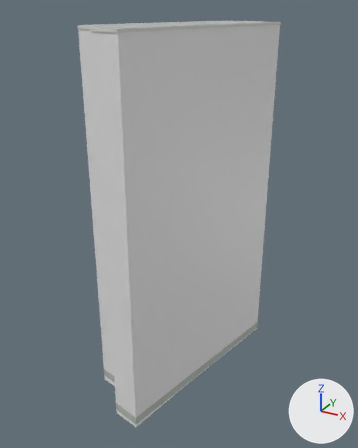
Renders of the glTF model public/models/buildings/osm-way-115973734.glb from each side of a commit.
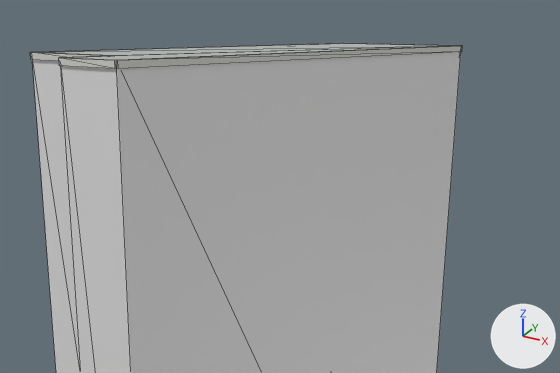
Each version appears first whole from a 50 mm camera at (9.48, -17.2, 15.59) aimed at (0.13, -0.19, 7.08), and next in a close-up on the part from 18% to 91% of the width and 0% to 39% of the height. Lighting does not change. The marker at lower right points along +X, +Y and +Z. The last two pictures show the newer version. The close-ups show mesh edges as thin lines. Where no turn or scale is listed for an object, it has been applied to the vertices. Vertices at exactly the same position are counted once.

Before the edit, the objects in view are built like this:
```python
ob_reality_115973734_near_reality_aged_pale_plaster = bpy.data.objects.new('reality 115973734 near reality aged pale plaster', me_reality_115973734_near_reality_aged_pale_plaster)
ob_reality_115973734_near_reality_aged_pale_plaster.location = (0.0, 0.0, 0.0)
ob_reality_115973734_near_reality_flat_weathered_roof = bpy.data.objects.new('reality 115973734 near reality flat weathered roof', me_reality_115973734_near_reality_flat_weathered_roof)
ob_reality_115973734_near_reality_flat_weathered_roof.location = (0.0, 0.0, 0.0)
ob_reality_115973734_near_reality_pale_aluminum_sill = bpy.data.objects.new('reality 115973734 near reality pale aluminum sill', me_reality_115973734_near_reality_pale_aluminum_sill)
ob_reality_115973734_near_reality_pale_aluminum_sill.location = (0.0, 0.0, 0.0)
# me_reality_115973734_near_reality_pale_aluminum_sill
# before: 2 (0.63, -4.69, 15.0) at pixel (117, 60), 3 (2.58, 3.97, 15.0) at pixel (462, 45), 6 (-0.6, -4.4, 15.0) at pixel (58, 57), 7 (0.59, -4.71, 15.0) at pixel (114, 60), 10 (-0.36, -3.41, 15.0) at pixel (113, 55)
# before: 11 (-0.62, -4.37, 15.0) at pixel (58, 57), 14 (-2.32, -2.93, 15.0) at pixel (30, 52), 15 (-0.34, -3.44, 15.0) at pixel (113, 55), 18 (-0.25, 4.6, 15.0) at pixel (341, 43), 19 (-2.34, -2.9, 15.0) at pixel (30, 52)
# before: 22 (2.56, 4.0, 15.0) at pixel (462, 45), 23 (-0.21, 4.62, 15.0) at pixel (343, 43)
```
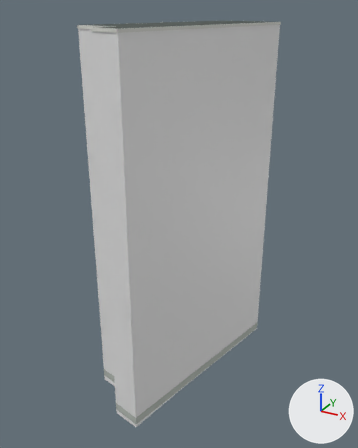
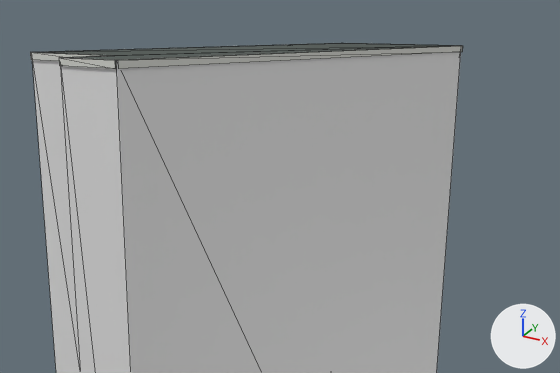
Boxes [x1, y1, x2, y2] around the edits, measured in the close-ups (560 x 373 px):
'reality 115973734 near reality flat weathered roof', surface changed (darker): [37, 43, 449, 60] in both
part 1 of me_reality_115973734_near_reality_pale_aluminum_sill, added: after [34, 43, 456, 60]

The edits, one by one:
Picture 'roof-color' (img_roof_color) is new.
In material 'reality flat weathered roof' (mat_reality_flat_weathered_roof), base_color is no longer (0.451, 0.475, 0.455), grey #b3b7b4.
In material 'reality flat weathered roof' (mat_reality_flat_weathered_roof), texture is now set to img_roof_color.
me_reality_115973734_near_reality_pale_aluminum_sill is used by ob_reality_115973734_near_reality_pale_aluminum_sill; location (0.0, 0.0, 0.0).
Verts and faces of me_reality_115973734_near_reality_pale_aluminum_sill; kept vertices keep their numbers, new ones are numbered from 24.
me_reality_115973734_near_reality_pale_aluminum_sill had 24 vertices, 12 faces and spanned x -2.34..2.58, y -4.71..4.62, z 14.89..15.0.
me_reality_115973734_near_reality_pale_aluminum_sill now has 30 vertices, 24 faces and spans x -2.34..2.58, y -4.71..4.62, z 14.89..15.0.
Part 1, on me_reality_115973734_near_reality_pale_aluminum_sill:
New vertices 24, 25, 26 stand at vertices 7, 14, 15, in that order, plus (0.01, 0.03, 0.0).
New vertex 27 is at (2.55, 3.97, 15.0), pixel (461, 45).
New vertex 28 is at (-0.59, -4.38, 15.0), pixel (60, 57).
New vertex 29 is at (-0.22, 4.59, 15.0), pixel (342, 43).
New faces: (2, 27, 24), (2, 3, 27), (6, 24, 28), (6, 7, 24), (10, 28, 26), (10, 11, 28).
New faces: (14, 26, 25), (14, 15, 26), (18, 25, 29), (18, 19, 25), (22, 29, 27), (22, 23, 29).
